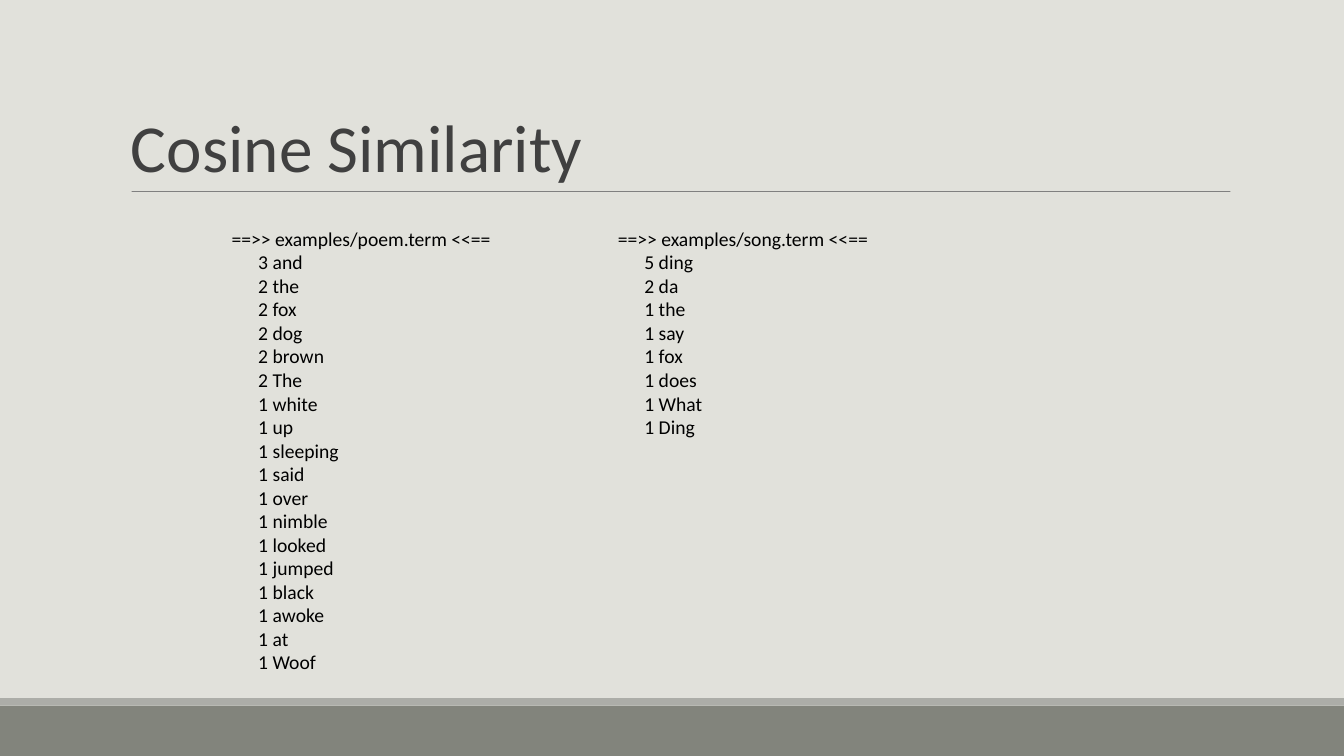
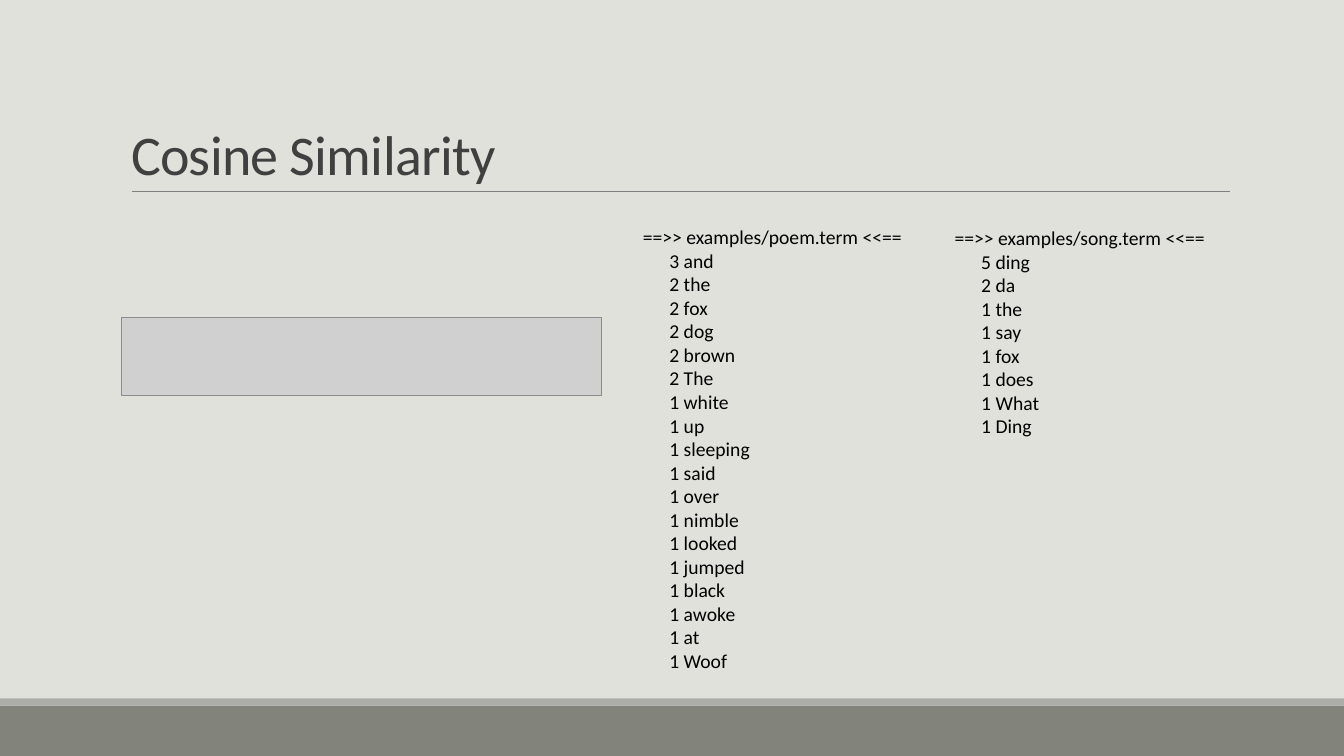
Before and after one commit to bmtober/ec4747-alt, a slide deck: slide 30 of presentation/EC4747Presentation.pptx (slide 27 before the commit). Drawn at 1344x756 pixels with LibreOffice and Linux fonts; fonts in the diff are those of the drawing; grey boxes stand for pictures. Boxes give left, top, right and bottom in pixels: in the first picture for what was removed or moved away, otherwise in the second. Text is boxed around its words. In the diff, an @@ line names an element or a change of style, - is before the commit and + after.

```diff
--- a/presentation/EC4747Presentation.pptx
+++ b/presentation/EC4747Presentation.pptx
@@ title "Cosine Similarity" at (x1=131, y1=136, x2=496, y2=184): size 48 to 40 pt, letter spacing 0 to -0.5 pt @@
@@ text "==>> examples/poem.term <<==" moved from (x1=258, y1=232, x2=447, y2=669) to (x1=669, y1=230, x2=858, y2=668) @@
@@ text "==>> examples/song.term <<==" moved from (x1=644, y1=232, x2=824, y2=438) to (x1=981, y1=231, x2=1161, y2=437) @@
@@ picture added at (x1=121, y1=318, x2=602, y2=395) @@
```
Also in this commit, not shown: 32 other slides changed, 8 slides added, 7 slides removed, 1 other file.
